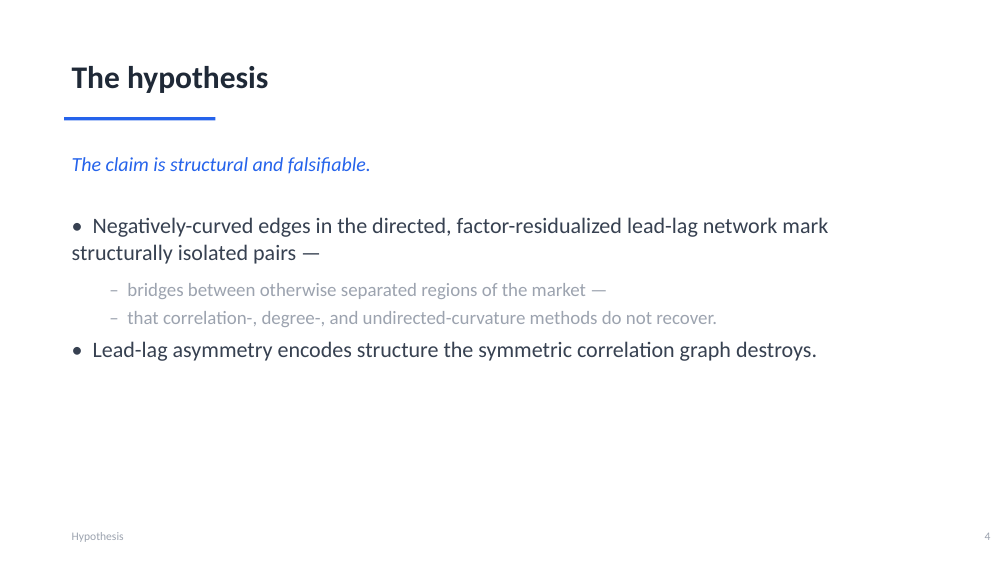
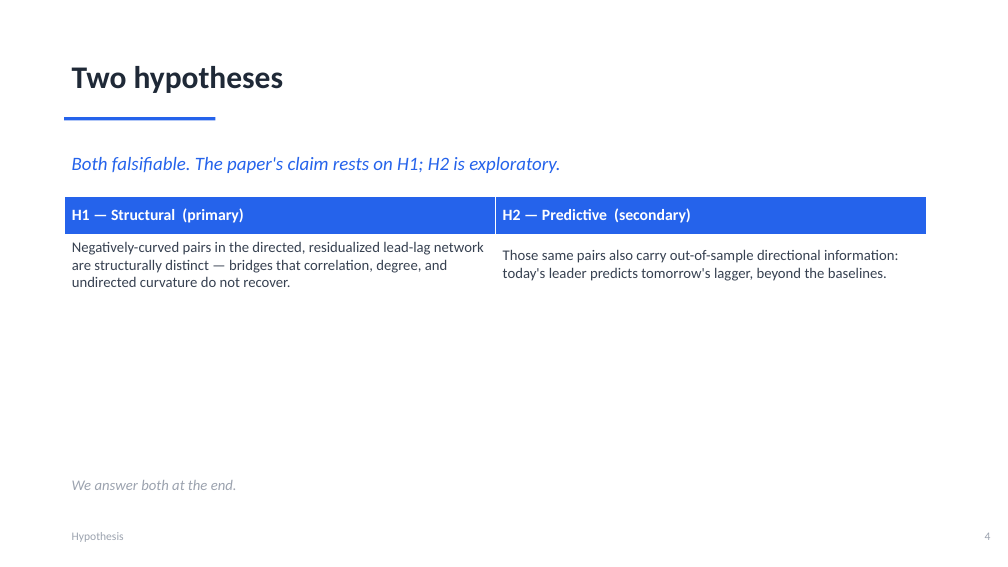
Before and after one commit to ivan-sit/Curvature-Lead-Lag-Model, a slide deck: slide 5 of slides/Ricci_Curvature_LeadLag.pptx. Drawn at 1008x567 pixels with LibreOffice and Linux fonts; fonts in the diff are those of the drawing. Boxes give left, top, right and bottom in pixels: in the first picture for what was removed or moved away, otherwise in the second. Text is boxed around its words. In the diff, an @@ line names an element or a change of style, - is before the commit and + after.

```diff
--- a/slides/Ricci_Curvature_LeadLag.pptx
+++ b/slides/Ricci_Curvature_LeadLag.pptx
@@ text at box(72, 66, 284, 93): text changed @@
-The hypothesis
+Two hypotheses
@@ text at box(72, 157, 560, 173): text changed; size 19 to 18 pt @@
-The claim is structural and falsifiable.
+Both falsifiable. The paper's claim rests on H1; H2 is exploratory.
@@ table added at box(64, 197, 926, 291), 2 rows, 2 columns @@
+H1 — Structural (primary) | H2 — Predictive (secondary)
+Negatively-curved pairs in the directed, residualized lead-lag network are structurally distinct — bridges that correlation, degree, and undirected curvature do not recover. | Those same pairs also carry out-of-sample directional information: today's leader predicts tomorrow's lagger, beyond the baselines.
@@ text removed at box(72, 217, 828, 361) @@
-• Negatively-curved edges in the directed, factor-residualized lead-lag network mark structurally isolated pairs —
-  – bridges between otherwise separated regions of the market —
-  – that correlation-, degree-, and undirected-curvature methods do not recover.
-• Lead-lag asymmetry encodes structure the symmetric correlation graph destroys.
@@ text added at box(72, 480, 237, 490), 14 pt, text #9CA3AF, italic @@
+We answer both at the end.
```
Also in this commit, not shown: 2 other slides changed, 3 slides added, 2 slides removed, 1 other file.
